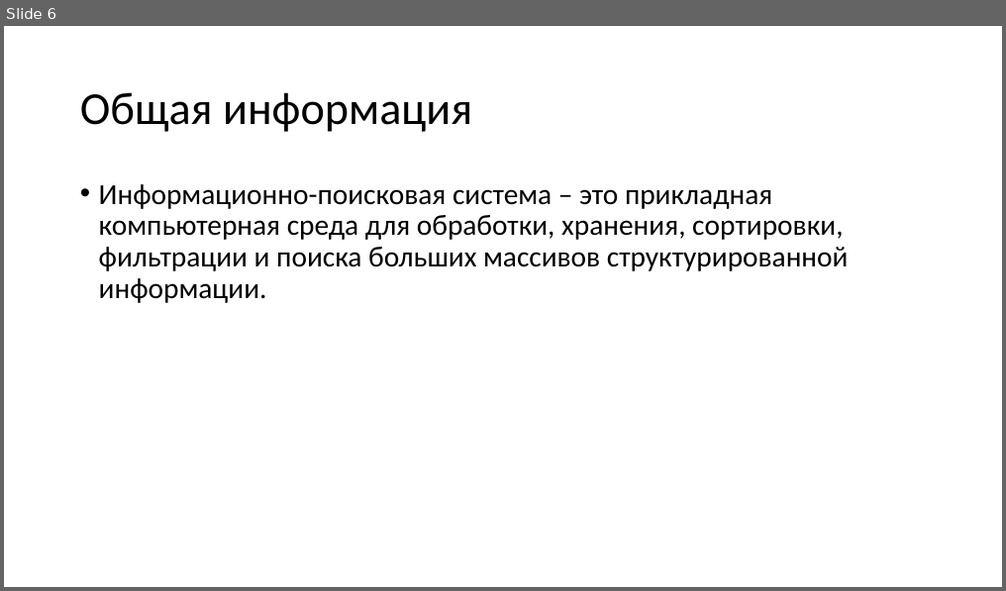
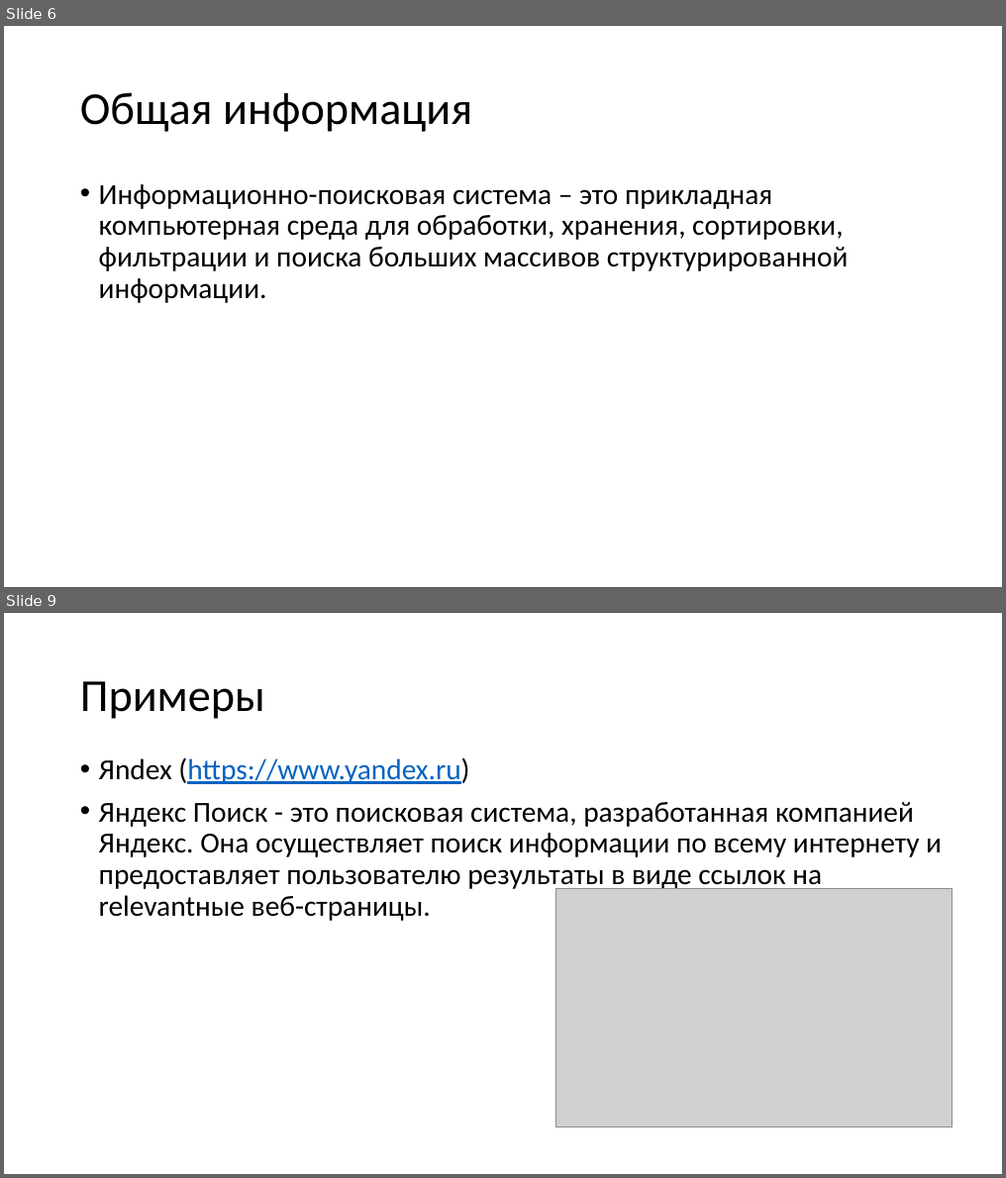
Before and after one commit to ZXTgbh/Laboratornaya-, a slide deck: pr_1.pptx. Shown one above the other, each under a label of ours: slide 6 before the commit, slides 6 and 9 after it; the slides between them are not shown. The pictures are 1006x591 and 1006x1178 pixels, drawn with LibreOffice and Linux fonts; fonts in the diff are those of the drawing; grey boxes stand for pictures. Boxes give left, top, right and bottom in pixels: in the first picture for what was removed or moved away, otherwise in the second. Text is boxed around its words. In the diff, an @@ line names an element or a change of style, - is before the commit and + after.

```diff
--- a/pr_1.pptx
+++ b/pr_1.pptx
@@ slide 9 added at [4,613,1002,1174], background #FFFFFF @@
@@ title added at [80,681,265,719], 44 pt, text #000000 @@
+Примеры
@@ text added at [99,758,942,921], 28 pt, text #000000 @@
+• Яndex (https://www.yandex.ru)
+• Яндекс Поиск - это поисковая система, разработанная компанией Яндекс. Она осуществляет поиск информации по всему интернету и предоставляет пользователю результаты в виде ссылок на relevantные веб-страницы.
@@ picture added at [556,889,952,1128] @@
```
Also in this commit, not shown: 2 slides changed, 9 other slides added, 5 slides removed.
